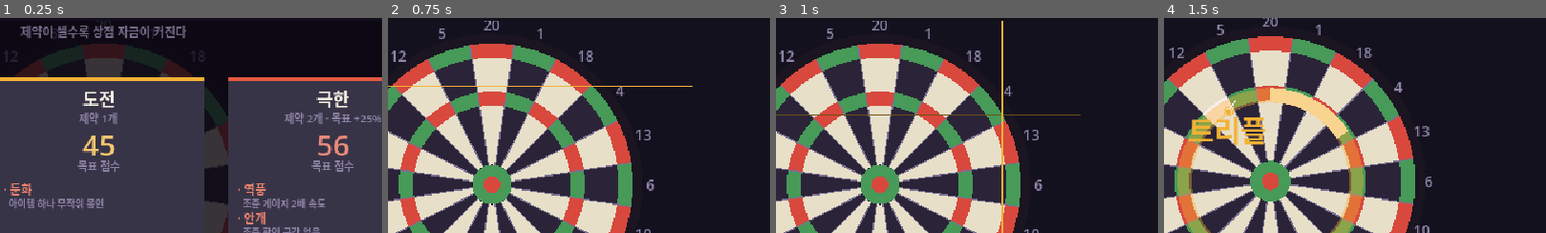
Above: before the commit, frames 1-4 (left to right).
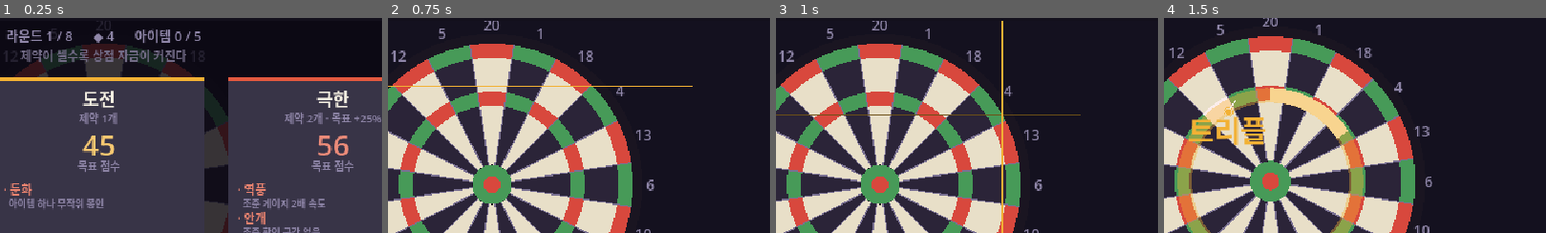
Above: after the commit, the same moments.

Repository: GGbong69/test-03
Game: Godot game, scene res://scenes/main.tscn
Two runs of this game, one before a commit and one after it. Both use one fixed random seed, a clock stepped at 60 frames per second and the inputs below.
Inputs (mouse positions are % of the whole screen's width and height, from its top left):
- Up to frame 1 (0.25 s): no input
- Up to frame 2 (0.75 s): tap Enter at 0.5 s; move the mouse to (72, 45) at 0.52 s; click (72, 45) at 0.67 s
- Up to frame 3 (1 s): tap Space at 0.77 s
- Up to frame 4 (1.5 s): tap Space at 1.25 s; move the mouse to (30, 55) at 1.27 s; click (30, 55) at 1.42 s
The pictures show only the part of the screen within x 36-86%, y 17-67%; the shares and areas given below are measured in that part.

The runs differ from the first frame. In frame 1, 3.0% of the frame differs, in the area x 2-53%, y 3-21%; in frame 2, nothing differs; in frame 3, nothing differs; in frame 4, nothing differs.

Commit message:
클리어 3택1 보너스 제거
자금 확보 / 여유분 / 떨이 선택을 없애고, 클리어 화면은 정산
내역만 보여주고 상점으로 넘어간다. 골드 수급은 아이템이
맡는다.

S.CLEAR 의 유일한 탈출구가 bonus_pick 순회였으므로 좌표를
보지 않는 진입으로 바꿨다. 이러면 스페이스도 그대로 먹는다.
오토플레이도 같은 경로를 타서 0 나눗셈이 사라진다.

떨이가 사라져 _price() 의 반값 분기가 죽으므로 원가를 직접
쓴다. bonus_darts / shop_sale 도 함께 정리했다.

스테이지 선택 화면은 새 아이템 패널(y 21~65)에 제목이 가려져
있었다. 제목을 빼고 정보줄을 아래로 내렸다.

Co-Authored-By: Claude Opus 5 <noreply@anthropic.com>

Diff:
--- a/scripts/data.gd
+++ b/scripts/data.gd
@@ -25,15 +25,6 @@
 const MAX_ITEMS := 5
 const SHOP_ITEMS := 2
 const SHOP_MODS := 1
-
-# ── 클리어 보너스 (3택 1) ──────────────────────────────────
-const BONUSES := [
-	{"id": "gold", "n": "자금 확보", "d": "즉시 골드 +6"},
-	{"id": "dart", "n": "여유분", "d": "다음 라운드 다트 +2"},
-	{"id": "sale", "n": "떨이", "d": "이번 상점 전부 반값"},
-]
-const BONUS_GOLD := 6
-const BONUS_DARTS := 2
 
 # ── 아이템 ────────────────────────────────────────────────
 #  c = 발동 조건, k = 효과 종류, v = 수치
--- a/scripts/game.gd
+++ b/scripts/game.gd
@@ -76,15 +76,13 @@
 var last_sector := -1
 var streak := 0
 var dart_index := 0
-var bonus_darts := 0
-var shop_sale := false
+var round_miss := false         # 이번 라운드에 한 번이라도 빗나갔는가 (골드 칩 "본전" 판정)
 
 # ── 상점 ──────────────────────────────────────────────────
 var stock := []                 # {type:"item"/"mod", d:Dictionary, cost:int, sold:bool}
 var reroll_cost := GameData.REROLL_BASE
 var rerolls_used := 0
 var deny_flash := 0.0
-var bonus_pick := []
 var clear_gold_detail := []
 
 # ── 조준 / 정산 ───────────────────────────────────────────
@@ -187,8 +185,6 @@
 	for i in GameData.DARTS_BASE:
 		magazine.append(GameData.DARTS[0])
 	owned.clear()
-	bonus_darts = 0
-	shop_sale = false
 	won = false
 	_open_stage()
 
@@ -208,14 +204,12 @@
 		rt_dbl_in = DBL_OUT - (DBL_OUT - dbl_in) * 0.5
 
 	remaining = magazine.duplicate()
-	for i in bonus_darts:
-		remaining.append(GameData.DARTS[0])
 	if has_mod("short") and remaining.size() > 1:
 		remaining.pop_back()
 	cur_dart = GameData.DARTS[0]
 	darts_left = remaining.size()
 	sealed = randi() % owned.size() if has_mod("dull") and not owned.is_empty() else -1
-	bonus_darts = 0
+	round_miss = false
 	total = 0
 	shown = 0.0
 	dart_index = 0
@@ -298,21 +292,8 @@
 	stage_gold = 0
 	stage_item = false
 
-	bonus_pick = GameData.BONUSES.duplicate()
 	state = S.CLEAR
 	beep_seq([392.0, 494.0, 587.0], 0.09, 0.18, 0.22)
-
-
-func _take_bonus(i: int) -> void:
-	var b: Dictionary = bonus_pick[i]
-	match b.id:
-		"gold":
-			gold += GameData.BONUS_GOLD
-		"dart":
-			bonus_darts = GameData.BONUS_DARTS
-		"sale":
-			shop_sale = true
-	_open_shop()
 
 
 func _reroll_price() -> int:
@@ -339,29 +320,25 @@
 			break
 		if _has_item(it.id):
 			continue
-		stock.append({"type": "item", "d": it, "cost": _price(it.cost), "sold": false})
+		stock.append({"type": "item", "d": it, "cost": it.cost, "sold": false})
 		n += 1
 	var mods := GameData.MODS.duplicate()
 	mods.shuffle()
 	for i in GameData.SHOP_MODS:
 		var m: Dictionary = mods[i]
-		stock.append({"type": "mod", "d": m, "cost": _price(m.cost), "sold": false})
+		stock.append({"type": "mod", "d": m, "cost": m.cost, "sold": false})
 
 	var darts_pool := GameData.DARTS.slice(1)
 	darts_pool.shuffle()
 	for i in GameData.SHOP_DARTS:
 		var dd: Dictionary = darts_pool[i]
-		stock.append({"type": "dart", "d": dd, "cost": _price(dd.cost), "sold": false})
+		stock.append({"type": "dart", "d": dd, "cost": dd.cost, "sold": false})
 
 
 func _deny() -> void:
 	deny_flash = 1.0
 	shake = 4.0
 	beep_seq([200.0, 150.0], 0.06, 0.10, 0.16)
-
-
-func _price(base: int) -> int:
-	return maxi(1, int(round(base * 0.5))) if shop_sale else base
 
 
 func _has_item(id: String) -> bool:
@@ -447,7 +424,6 @@
 
 
 func _next_round() -> void:
-	shop_sale = false
 	round_no += 1
 	_open_stage()
 
@@ -649,7 +625,7 @@
 		S.AIM_V, S.AIM_H:
 			_advance()
 		S.CLEAR:
-			_click(_bonus_rect(randi() % bonus_pick.size()).get_center())
+			_click(Vector2(-1, -1))
 		S.STAGE:
 			_click(_stage_rect(randi() % stage_pick.size()).get_center())
 		S.SHOP:
@@ -719,10 +695,9 @@
 		S.AIM_V, S.AIM_H:
 			_advance()
 		S.CLEAR:
-			for i in bonus_pick.size():
-				if _bonus_rect(i).has_point(m):
-					_take_bonus(i)
-					return
+			# 좌표를 보지 않는다 — 아무 데나 누르든 스페이스든 상점으로 넘어간다
+			_open_shop()
+			return
 		S.STAGE:
 			for i in stage_pick.size():
 				if _stage_rect(i).has_point(m):
@@ -1011,10 +986,6 @@
 #  UI 좌표 (그리기와 클릭 판정이 같은 값을 쓴다)
 # ══════════════════════════════════════════════════════════
 
-func _bonus_rect(i: int) -> Rect2:
-	return Rect2(Vector2(40.0 + i * 190.0, 156.0), Vector2(168.0, 112.0))
-
-
 func _stage_rect(i: int) -> Rect2:
 	return Rect2(Vector2(32.0 + i * 196.0, 112.0), Vector2(176.0, 152.0))
 
@@ -1424,32 +1395,23 @@
 				HORIZONTAL_ALIGNMENT_LEFT, -1, 12, C_GOLD)
 		y += 17.0
 
-	draw_string(font, Vector2(0, 142), "보너스를 하나 고르세요",
-			HORIZONTAL_ALIGNMENT_CENTER, VIEW.x, 12, C_TXT)
-
-	for i in bonus_pick.size():
-		var r := _bonus_rect(i)
-		draw_rect(r, C_PANEL.lightened(0.10))
-		draw_rect(Rect2(r.position, Vector2(r.size.x, 3)), C_ACC)
-		draw_string(font, r.position + Vector2(0, 42), bonus_pick[i].n,
-				HORIZONTAL_ALIGNMENT_CENTER, r.size.x, 15, C_TXT)
-		draw_string(font, r.position + Vector2(6, 70), bonus_pick[i].d,
-				HORIZONTAL_ALIGNMENT_CENTER, r.size.x - 12, 11, C_DIM)
-
-	draw_string(font, Vector2(0, 294), "◆ %d" % gold,
-			HORIZONTAL_ALIGNMENT_CENTER, VIEW.x, 16, C_GOLD)
+	# 내역 아래에 합계선을 긋고 보유액을 크게 — 3택1이 있던 자리다
+	draw_rect(Rect2(Vector2(210, y + 4), Vector2(174, 1)), C_WIRE.darkened(0.4))
+	draw_string(font, Vector2(0, y + 36), "◆ %d" % gold,
+			HORIZONTAL_ALIGNMENT_CENTER, VIEW.x, 22, C_GOLD)
+
+	_btn(Rect2(Vector2(232, 258), Vector2(176, 42)), "상점으로", "아무 키", true)
 
 
 func _draw_stage() -> void:
 	# 보드가 비쳐 보이게 얇게 덮는다 — 개조 상태를 확인하면서 고르라고
 	draw_rect(Rect2(Vector2.ZERO, VIEW), Color(0.04, 0.03, 0.07, 0.80))
 
-	draw_string(font, Vector2(0, 40), "스테이지 선택",
-			HORIZONTAL_ALIGNMENT_CENTER, VIEW.x, 20, C_ACC)
-	draw_string(font, Vector2(0, 60), "라운드 %d / %d      ◆ %d      아이템 %d / %d"
+	# 아이템 패널이 y 21~65 를 차지하므로 그 아래에서 시작한다
+	draw_string(font, Vector2(0, 82), "라운드 %d / %d      ◆ %d      아이템 %d / %d"
 			% [round_no, GameData.ROUNDS, gold, owned.size(), GameData.MAX_ITEMS],
 			HORIZONTAL_ALIGNMENT_CENTER, VIEW.x, 11, C_DIM)
-	draw_string(font, Vector2(0, 78), "제약이 셀수록 상점 자금이 커진다",
+	draw_string(font, Vector2(0, 98), "제약이 셀수록 상점 자금이 커진다",
 			HORIZONTAL_ALIGNMENT_CENTER, VIEW.x, 10, C_DIM.darkened(0.2))
 
 	for i in stage_pick.size():
@@ -1509,10 +1471,6 @@
 				Color(C_MULT.lightened(0.3), deny_flash))
 	draw_string(font, Vector2(0, 80), "탄창  " + _mag_text(),
 			HORIZONTAL_ALIGNMENT_CENTER, VIEW.x, 10, C_CHIP.lightened(0.25))
-	if shop_sale:
-		draw_string(font, Vector2(0, 92), "떨이 — 전 품목 반값",
-				HORIZONTAL_ALIGNMENT_CENTER, VIEW.x, 11, C_MULT.lightened(0.3))
-
 	for i in stock.size():
 		var r := _stock_rect(i)
 		var s: Dictionary = stock[i]
